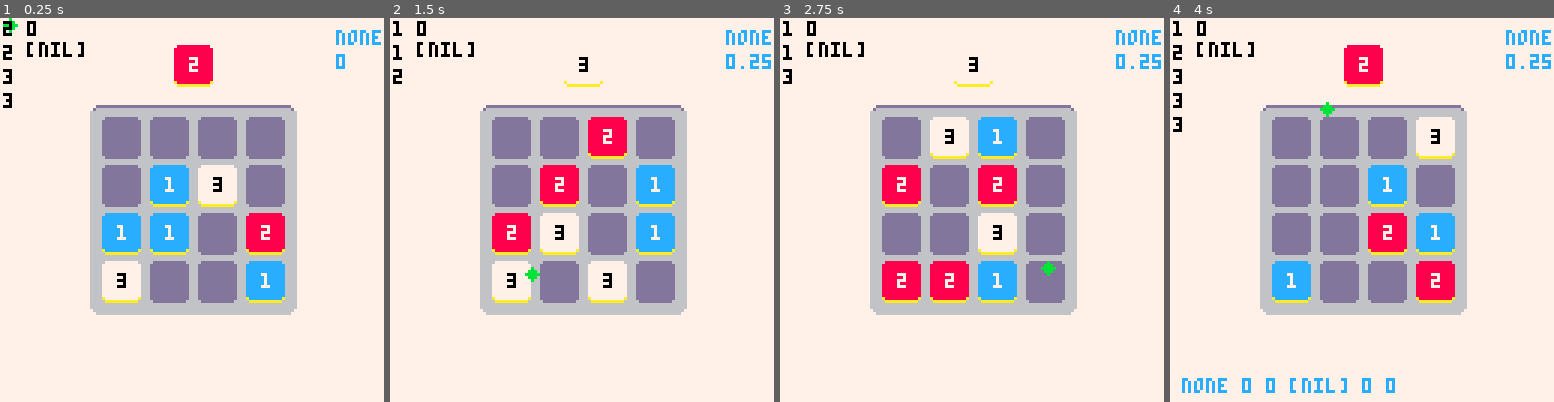
Above: before the commit, frames 1-4 (left to right).
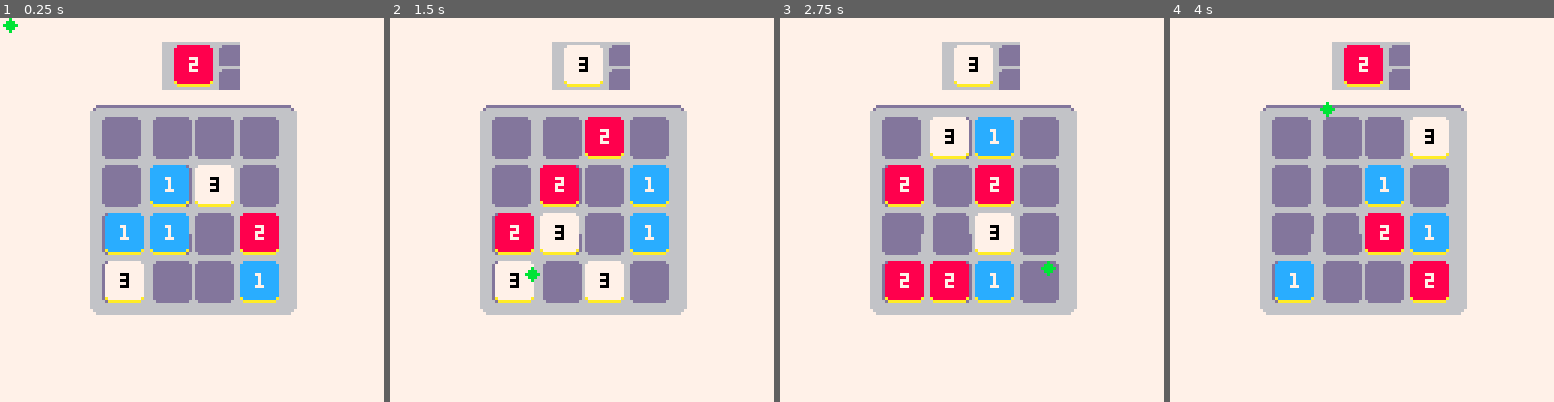
Above: after the commit, the same moments.

Repository: bobby-lynch/Pico-8-Threes
Game: PICO-8 cartridge threes.p8
Same seed, same stepped clock (60 frames per second), same inputs: the game is played once before the commit and once after it.
Inputs (mouse positions are in pixels of both pictures, inside the frame that each line leads up to):
- Up to frame 1 (0.25 s): no input
- Up to frame 2 (1.5 s): click (459, 121) at 0.67 s; tap X (X key) at 1.07 s; click (520, 267) at 1.22 s
- Up to frame 3 (2.75 s): click (975, 114) at 1.77 s; tap X (X key) at 2.07, 2.4, 2.73 s; click (1037, 259) at 2.32 s
- Up to frame 4 (4 s): click (1492, 106) at 2.87 s; tap X (X key) at 3.07, 3.4, 3.73 s; click (1254, 256) at 3.42 s; click (1315, 102) at 3.97 s

The runs differ from the first frame. In frame 1, 5.6% of the frame differs, in the area x 0-100%, y 0-75%; in frame 2, 5.7%; in frame 3, 5.7%; in frame 4, 6.8%, in the area x 0-100%, y 0-98%.

Commit message:
Cleaned up sprites/map and _update()
Made some tweaks to the sprites for the board to clean up some of the
spacing. This required some small changes throughout the code to
compensate, especially in regards to moving cards. Moved code from
_update() to separate functions, placecard() and getcoords(), in the
drawcard.lua file.

Diff:
--- a/lua/drawcard.lua
+++ b/lua/drawcard.lua
@@ -31,3 +31,109 @@
  deck[#deck+1] = nil
 
 end
+
+-- get cards from bonus deck
+-- and return their face values
+function drawbonuscard()
+
+end
+
+-- place top card from the deck
+-- onto the board
+function placecard()
+
+	-- check if cards need to be
+	-- placed
+	if (queue > 0) then
+
+		nextcard = topcard[1]
+		drawcard()
+
+		queue -= 1
+
+		-- get random coordinates for
+		-- an empty space on the board
+		repeat
+
+			-- get coordinates in a row/column that
+			-- moved if there was a move
+			if (move == true) then
+
+				getcoords()
+
+				-- just for testing
+				xprint = x
+				yprint = y
+
+				move = false
+
+			-- otherwise get random coordinates
+			-- for any empty space on the board
+			else
+
+				x=(rnd(4)\1)+1
+				y=(rnd(4)\1)+1
+
+			end
+
+		until board[x][y].face == 0
+
+		-- place card on board
+		board[x][y].face = nextcard
+		board[x][y].nextface = nextcard
+		cardtotal += 1
+
+		-- set the previous moved rows/columns
+		for i=1,4 do
+
+			prevmoved[i] = moved[i]
+
+		end
+
+	end
+
+	-- reset moved rows/columns
+	for i=1,4 do
+
+		moved[i] = 0
+
+	end
+
+end
+
+-- get coordinates for a space on the board
+-- in a row/column that moved
+function getcoords()
+
+	-- select a random space in a
+	-- row/column where a move has taken place
+	repeat
+
+		coord = moved[((rnd(4)\1)+1)]
+
+	until coord ~= 0
+
+	-- set x,y coordinates based on direction
+	if (prevdirection == "⬆️") then
+
+		x = 4
+		y = coord
+
+	elseif (prevdirection == "⬅️") then
+
+		x = coord
+		y = 4
+
+	elseif (prevdirection == "⬇️") then
+
+		x = 1
+		y = coord
+
+	elseif (prevdirection == "➡️") then
+
+		x = coord
+		y = 1
+
+	end
+
+end
--- a/lua/gameloop.lua
+++ b/lua/gameloop.lua
@@ -17,89 +17,7 @@
 	--local x = 0
 	--local y = 0
 	-- select a card from the deck if ready
-	if (queue > 0) then
-
-		nextcard = topcard[1]
-		drawcard()
-
-		queue -= 1
-
-		if (move == true) then
-
-			repeat
-
-				-- select a random space in a
-				-- row/column where a move has taken place
-				repeat
-
-					coord = moved[((rnd(4)\1)+1)]
-
-				until coord ~= 0
-
-				-- set x,y coordinates based on direction
-				if (prevdirection == "⬆️") then
-
-					x = 4
-					y = coord
-
-				elseif (prevdirection == "⬅️") then
-
-					x = coord
-					y = 4
-
-				elseif (prevdirection == "⬇️") then
-
-					x = 1
-					y = coord
-
-				elseif (prevdirection == "➡️") then
-
-					x = coord
-					y = 1
-
-				end
-
-			until board[x][y].nextface == 0
-
-			-- just for testing
-			xprint = x
-			yprint = y
-
-			move = false
-
-		else
-
-			-- get random coordinates for
-			-- an empty space on the board
-			repeat
-
-				x=(rnd(4)\1)+1
-				y=(rnd(4)\1)+1
-
-			until board[x][y].face == 0
-
-		end
-
-		-- place card on board
-		board[x][y].face = nextcard
-		board[x][y].nextface = nextcard
-		cardtotal += 1
-
-		-- set the previous moved rows/columns
-		for i=1,4 do
-
-			prevmoved[i] = moved[i]
-
-		end
-
-	end
-
-	-- reset moved rows/columns
-	for i=1,4 do
-
-		moved[i] = 0
-
-	end
+	placecard()
 
 end
 
@@ -109,9 +27,10 @@
 
 		cls()
 		map(0,0,0,0,128,32)
-
+		val = 12
 		-- display top card
 		sspr(sprite[topcard[1]].x,sprite[topcard[1]].y,16,16,56,8)
+		--sspr(sprite[val].x+1,sprite[val].y+64,16,16,57,8)
 
 		-- draws sprites to screen for
 		-- each card position in board
@@ -120,8 +39,8 @@
 			for j=1,4 do
 
 				if (board[i][j].face ~= 0) then
-
-					sspr(sprite[board[i][j].face].x,sprite[board[i][j].face].y,16,16,(16*(j-1))+32+(board[i][j].move*slide.x\1),(16*(i-1))+32+(board[i][j].move*slide.y\1))
+					--sspr(sprite[board[i][j].face].x,sprite[board[i][j].face].y,16,16,(16*(j-1))+32+(board[i][j].move*slide.x\1),(16*(i-1))+32+(board[i][j].move*slide.y\1))
+					sspr(sprite[board[i][j].face].x,sprite[board[i][j].face].y,16,16,position[j].x+(board[i][j].move*slide.x\1),position[i].y+(board[i][j].move*slide.y\1))
 
 				end
 
@@ -177,4 +96,6 @@
 
 	end
 
+	--rect(63,0,64,8,8)
+	--rect(63,63,64,64,8)
 end
--- a/lua/initialize.lua
+++ b/lua/initialize.lua
@@ -33,6 +33,10 @@
 	[768]={x=56,y=32},[1536]={x=72,y=32},
 	[3072]={x=88,y=32},[6144]={x=104,y=32},
 	[12244]={x=56,y=48}
+    }
+
+    position = {
+        [1]={x=33,y=32},[2]={x=48,y=48},[3]={x=63,y=64},[4]={x=78,y=80}
     }
 
     resetgame()
--- a/lua/move.lua
+++ b/lua/move.lua
@@ -191,9 +191,9 @@
 
 		slide.y = 0
 
-		if (change.x <= -15) then
-
-			slide.x = -15
+		if (change.x <= -14) then
+
+			slide.x = -14
 
 		elseif (change.x >= 0) then
 
@@ -227,9 +227,9 @@
 
 		slide.y = 0
 
-		if (change.x >= 15) then
-
-			slide.x = 15
+		if (change.x >= 14) then
+
+			slide.x = 14
 
 		elseif (change.x <= 0) then
 
--- a/threes.p8
+++ b/threes.p8
@@ -1,618 +1,144 @@
 pico-8 cartridge // http://www.pico-8.com
-version 32
+version 33
 __lua__
--- initializegame()
-
--- set values for the board and
--- cards to their default values
-function initializegame()
-
-		-- initialize board positions
- board = {}
-
-	for i=1,4 do
-
-		board[i] = {}
-
-		for j=1,4 do
-
-			board[i][j] = {face=0,move=0,nextface=0}
-
-		end
-
-	end
-
-	-- initialize set of cards and
-	-- empty deck
-	cards = {1,1,1,1,2,2,2,2,3,3,3,3}
-	deck = {}
-
-	-- face value of card on top of deck
-	topcard = {0}
-
-	-- face value of next card
-	nextcard = 0
-
-	-- total number of cards on
-	-- the board
-	cardtotal = 0
-
-	-- number of cards to be drawn and placed on the board
-	queue = 9
-
-	slide = {x=0,y=0}
-
-	-- the rows or columns that had
-	-- cards that moved
-	moved = {}
-
-	move = false
-
-end
--->8
-
--->8
--- _init() game loop
-
--- runs once at start to
--- initialize values
-function _init()
-
-	poke(0x5f2d,0x01)
-
-	palt(11,true)
-	palt(0,false)
-
-	cls()
-
-	pos = {x=0,y=0}
-
-	change = pos
-
-	click = false
-
-	angle = 0
-
-	direction = "none"
-
-	-- x,y coordinates of sprites
-	-- indexed by face value
-	sprite = {
-	[0]={x=8,y=0},
-	[1]={x=24,y=0},[2]={x=40,y=0},
-	[3]={x=56,y=0},[6]={x=72,y=0},
-	[12]={x=88,y=0},[24]={x=104,y=0},
-	[48]={x=56,y=16},[96]={x=72,y=16},
-	[192]={x=88,y=16},[384]={x=104,y=16},
-	[768]={x=56,y=32},[1536]={x=72,y=32},
-	[3072]={x=88,y=32},[6144]={x=104,y=32},
-	[12244]={x=56,y=48}
-	}
-
-	initializegame()
-
-end
--->8
--- _update() game loop
-
--- updates values every frame
-function _update()
-
-	handleinput()
-
-	setslide()
-
-	-- select a card from the deck if ready
-	if (queue > 0) then
-
-		nextcard = topcard[1]
-		drawcard()
-
-		queue -= 1
-
-		if (move == true) then
-
-			if (direction == "⬆️") then
-
-				x = 4
-				y = moved[(rnd(#moved)\1)+1]
-
-			elseif (direction == "⬅️") then
-
-				x = moved[(rnd(#moved)\1)+1]
-				y = 4
-
-			elseif (direction == "⬇️") then
-
-				x = 1
-				y = moved[(rnd(#moved)\1)+1]
-
-			elseif (direction == "➡️") then
-
-				x = moved[(rnd(#moved)\1)+1]
-				y = 1
-
-			end
-
-			move = false
-			direction = "none"
-
-			for i=1,4 do
-
-				deli(moved,i)
-
-			end
-
-		else
-
-			-- get random coordinates for
-			-- an empty space on the board
-			repeat
-
-				x=(rnd(4)\1)+1
-				y=(rnd(4)\1)+1
-
-			until board[x][y].face == 0
-
-		end
-
-		board[x][y].face = nextcard
-		board[x][y].nextface = nextcard
-		cardtotal += 1
-
-	end
-
-end
-
-
--->8
--- _draw() game loop
-
--- clears screen and draws the
--- board each frame
-function _draw()
-
-		cls()
-		map(0,0,0,0,128,32)
-
-		-- display top card
-		sspr(sprite[topcard[1]].x,sprite[topcard[1]].y,16,16,56,8)
-
-		-- draws sprites to screen for
-		-- each card position in board
-		for i=1,4 do
-
-			for j=1,4 do
-
-				if (board[i][j].face ~= 0) then
-
-					sspr(sprite[board[i][j].face].x,sprite[board[i][j].face].y,16,16,(16*(j-1))+32+(board[i][j].move*slide.x\1),(16*(i-1))+32+(board[i][j].move*slide.y\1))
-
-				end
-
-			end
-
-		end
-
-		if click then
-
-			print(direction.." "..slide.x.." "..slide.y.." "..tostr(slide.current).." "..change.x.." "..change.y,4,120,12)
-
-		end
-
-		print(direction,112,4,12)
-		print(angle,112,12,12)
-		print("◆",mouse.x,mouse.y,11)
-
-		for i=1,#deck do
-
-			print(deck[i],1,(i*8)-7,0)
-
-		end
-
-		print(#moved,9,1,0)
-
-		for i=1,#moved+1 do
-
-			print(moved[i],9,(i*8),0)
-
-		end
-
-end
--->8
--- handleinput()
-
--- read input stats and process
--- input related data
-function handleinput()
-
-	-- reset if x is clicked
-	if btn(5) then
-
-		initializegame()
-
-	end
-
-	-- gets current mouse position
-	mouse = {x=stat(32),y=stat(33)}
-
-	-- checks if left mouse button
-	-- is being pressed
-	if (stat(34) == 1) then
-
-		-- set position of mouse when
-		-- the left mouse button is
-		-- initially clicked
-		if click ~= true then
-
-			click = true
-			pos = mouse
-
-		end
-
-		-- set the change in x and y
-		-- of the mouse button from
-		-- the click until now
-		change.x = mouse.x - pos.x
-		change.y = mouse.y - pos.y
-
-		-- get local angle based on
-		-- change in position
-		angle = atan2(change.x,change.y)
-
-		-- set direction of the mouse
-		-- and check which cards can
-		-- move when there is a swipe
-		if (direction == "none") then
-
-			if (abs(change.x) > 4 or abs(change.y) > 4) then
-
-				setdirection()
-				checkmoves()
-
-			end
-
-		end
-
-	else
-
-		-- reset click when left mouse
-		-- button is released
-		if click then
-
-		 -- make a move if there has
-		 -- been a swipe
-			if (abs(slide.x) > 4 or abs(slide.y) > 4) then
-
-				completemove()
-
-			-- cancel move if mouse
-			-- returns to original
-			-- position
-			else
-
-				resetmove()
-
-			end
-
-			click = false
-			direction = "none"
-
-		end
-
-	end
-
-end
--->8
--- drawcard()
-
--- removes card from deck and
--- returns its face value
-function drawcard()
-
-	-- if deck is empty, reset it
-	if(#deck==0) then
-
-		for card in all(cards) do
-
-			add(deck,card)
-
-		end
-
-	end
-
-	-- select random card from the
-	-- deck
-	index = (rnd(#deck)\1)+1
-	topcard[1] = deck[index]
-
-	-- remove selected card from
-	-- deck
-	for i=index,#deck+1 do
-
-		deck[i] = deck[i+1]
-
-	end
-
-	-- decrease size of deck by 1
- deck[#deck+1] = nil
-
-end
-
--->8
--- setdirection()
-
--- given the local angle, finds
--- the direction of the mouse
-function setdirection()
-
-	prevdirection = direction
-
-	if (angle >= 0.125 and angle < 0.375) then
-
-		direction = "⬆️"
-
-	elseif (angle >= 0.375 and angle < 0.625) then
-
-		direction = "⬅️"
-
-	elseif (angle >= 0.625 and angle < 0.875) then
-
-		direction = "⬇️"
-
-	elseif (angle < 0.125 or angle >= 0.875) then
-
-		direction = "➡️"
-
-	end
-
-end
--->8
--- checkmoves()
-
--- check to see which cards can
--- move in the given direction
-function checkmoves()
-
-	istart = 1
-	iend = 4
-	inext = 1
-
-	if (direction == "⬇️" or direction == "➡️") then
-
-		istart = 4
-		iend = 1
-		inext = -1
-
-	end
-
-	for i=istart,iend,inext do
-
-		for j=1,4 do
-
-			if direction == "⬆️" then
-
-				x = i
-				y = j
-				u = i-1
-				v = j
-
-			elseif direction == "⬅️" then
-
-				x = j
-				y = i
-				u = j
-				v = i-1
-
-			elseif direction == "⬇️" then
-
-				x = i
-				y = j
-				u = i+1
-				v = j
-
-			elseif direction == "➡️" then
-
-				x = j
-				y = i
-				u = j
-				v = i+1
-
-			end
-
-			if i==istart then
-
-				board[x][y].move = 0
-				board[x][y].nextface = board[x][y].face
-
-			else
-
-				if (board[x][y].face == 0) then
-
-					board[x][y].move = 0
-					board[x][y].nextface = 0
-
-				elseif (board[u][v].face == 0) then
-
-					board[x][y].move = 1
-					board[u][v].nextface = board[x][y].face
-					board[x][y].nextface = 0
-
-				elseif (board[u][v].move == 1) then
-
-					board[x][y].move = 1
-					board[u][v].nextface = board[x][y].face
-					board[x][y].nextface = 0
-
-				elseif (board[x][y].face >= 3 and board[u][v].face == board[x][y].face) then
-
-						board[x][y].move = 1
-						board[u][v].nextface += board[x][y].face
-						board[x][y].nextface = 0
-
-				elseif ((board[u][v].face + board[x][y].face) == 3) then
-
-						board[x][y].move = 1
-						board[u][v].nextface += board[x][y].face
-						board[x][y].nextface = 0
-
-				else
-
-					board[x][y].move = 0
-
-				end
-
-			end
-
-		end
-
-	end
-
-end
--->8
--- setslide()
-
--- set the distance each card
--- slides during a swipe based
--- on the direction and distance
--- of the swipe
-function setslide()
-
-	if direction == "⬆️" then
-
-		slide.x = 0
-
-		if (change.y <= -15) then
-
-			slide.y = -15
-
-		elseif (change.y >= 0) then
-
-			slide.y = 0
-
-		else
-
-			slide.y = change.y
-
-		end
-
-	elseif direction == "⬅️" then
-
-		slide.y = 0
-
-		if (change.x <= -15) then
-
-			slide.x = -15
-
-		elseif (change.x >= 0) then
-
-			slide.x = 0
-
-		else
-
-			slide.x = change.x
-
-		end
-
-	elseif direction == "⬇️" then
-
-		slide.x = 0
-
-		if (change.y >= 15) then
-
-			slide.y = 15
-
-		elseif (change.y <= 0) then
-
-			slide.y = 0
-
-		else
-
-			slide.y = change.y
-
-		end
-
-	elseif direction == "➡️" then
-
-		slide.y = 0
-
-		if (change.x >= 15) then
-
-			slide.x = 15
-
-		elseif (change.x <= 0) then
-
-			slide.x = 0
-
-		else
-
-			slide.x = change.x
-
-		end
-
-	end
-
-end
--->8
--- completemove()
-
---
-function completemove()
-
-	for i=1,4 do
-
-		for j=1,4 do
-
-			if board[i][j].move == 1 then
-
-				move = true
-
-				if (direction == "⬆️" or direction == "⬇️") then
-
-					del(moved,i)
-					add(moved,i)
-
-				elseif (direction == "⬅️" or direction == "➡️") then
-
-					del(moved,j)
-					add(moved,j)
-
-				end
-
-			end
-
-			board[i][j].face = board[i][j].nextface
-			board[i][j].move = 0
-
-		end
-
-	end
-
-	if move then
-
-		queue += 1
-
-	end
-
-end
--->8
--- resetmove()
-
---
-function resetmove()
-
-	for i=1,4 do
-
-		for j=1,4 do
-
-			board[i][j].move = 0
-			board[i][j].nextface = board[i][j].face
-
-		end
-
-	end
-
-end
+#include lua\gameloop.lua
+#include lua\initialize.lua
+#include lua\drawcard.lua
+#include lua\input.lua
+#include lua\move.lua
+…(133 lines of a section not shown)…
 
 
 
@@ -680,18 +206,20 @@
 
 __map__
 2525252525252525252525252525252500000000000000000000000000000000000000000000000000000000000000000000000000000000000000000000000000000000000000000000000000000000000000000000000000000000000000000000000000000000000000000000000000000000000000000000000000000000
-2525252525252525252525252525252500000000000000000000000000000000000000000000000000000000000000000000000000000000000000000000000000000000000000000000000000000000000000000000000000000000000000000000000000000000000000000000000000000000000000000000000000000000
-2525252525252525252525252525252500000000000000000000000000000000000000000000000000000000000000000000000000000000000000000000000000000000000000000000000000000000000000000000000000000000000000000000000000000000000000000000000000000000000000000000000000000000
+2525252525254142424325252525252500000000000000000000000000000000000000000000000000000000000000000000000000000000000000000000000000000000000000000000000000000000000000000000000000000000000000000000000000000000000000000000000000000000000000000000000000000000
+2525252525254142424325252525252500000000000000000000000000000000000000000000000000000000000000000000000000000000000000000000000000000000000000000000000000000000000000000000000000000000000000000000000000000000000000000000000000000000000000000000000000000000
 2525253234343434343434343125252500000000000000000000000000000000000000000000000000000000000000000000000000000000000000000000000000000000000000000000000000000000000000000000000000000000000000000000000000000000000000000000000000000000000000000000000000000000
-2525253301020102010201022425252500000000000000000000000000000000000000000000000000000000000000000000000000000000000000000000000000000000000000000000000000000000000000000000000000000000000000000000000000000000000000000000000000000000000000000000000000000000
-2525253311121112111211122425252500000000000000000000000000000000000000000000000000000000000000000000000000000000000000000000000000000000000000000000000000000000000000000000000000000000000000000000000000000000000000000000000000000000000000000000000000000000
-2525253301020102010201022425252500000000000000000000000000000000000000000000000000000000000000000000000000000000000000000000000000000000000000000000000000000000000000000000000000000000000000000000000000000000000000000000000000000000000000000000000000000000
-2525253311121112111211122425252500000000000000000000000000000000000000000000000000000000000000000000000000000000000000000000000000000000000000000000000000000000000000000000000000000000000000000000000000000000000000000000000000000000000000000000000000000000
-2525253301020102010201022425252500000000000000000000000000000000000000000000000000000000000000000000000000000000000000000000000000000000000000000000000000000000000000000000000000000000000000000000000000000000000000000000000000000000000000000000000000000000
-2525253311121112111211122425252500000000000000000000000000000000000000000000000000000000000000000000000000000000000000000000000000000000000000000000000000000000000000000000000000000000000000000000000000000000000000000000000000000000000000000000000000000000
-2525253301020102010201022425252500000000000000000000000000000000000000000000000000000000000000000000000000000000000000000000000000000000000000000000000000000000000000000000000000000000000000000000000000000000000000000000000000000000000000000000000000000000
-2525253311121112111211122425252500000000000000000000000000000000000000000000000000000000000000000000000000000000000000000000000000000000000000000000000000000000000000000000000000000000000000000000000000000000000000000000000000000000000000000000000000000000
+2525253365666364434445462425252500000000000000000000000000000000000000000000000000000000000000000000000000000000000000000000000000000000000000000000000000000000000000000000000000000000000000000000000000000000000000000000000000000000000000000000000000000000
+2525253375767374535455562425252500000000000000000000000000000000000000000000000000000000000000000000000000000000000000000000000000000000000000000000000000000000000000000000000000000000000000000000000000000000000000000000000000000000000000000000000000000000
+2525253365666364434445462425252500000000000000000000000000000000000000000000000000000000000000000000000000000000000000000000000000000000000000000000000000000000000000000000000000000000000000000000000000000000000000000000000000000000000000000000000000000000
+2525253375767374535455562425252500000000000000000000000000000000000000000000000000000000000000000000000000000000000000000000000000000000000000000000000000000000000000000000000000000000000000000000000000000000000000000000000000000000000000000000000000000000
+2525253365646366434445462425252500000000000000000000000000000000000000000000000000000000000000000000000000000000000000000000000000000000000000000000000000000000000000000000000000000000000000000000000000000000000000000000000000000000000000000000000000000000
+2525253375767374535455562425252500000000000000000000000000000000000000000000000000000000000000000000000000000000000000000000000000000000000000000000000000000000000000000000000000000000000000000000000000000000000000000000000000000000000000000000000000000000
+2525253365666364434445462425252500000000000000000000000000000000000000000000000000000000000000000000000000000000000000000000000000000000000000000000000000000000000000000000000000000000000000000000000000000000000000000000000000000000000000000000000000000000
+2525253375767374535455562425252500000000000000000000000000000000000000000000000000000000000000000000000000000000000000000000000000000000000000000000000000000000000000000000000000000000000000000000000000000000000000000000000000000000000000000000000000000000
 2525252223232323232323232125252500000000000000000000000000000000000000000000000000000000000000000000000000000000000000000000000000000000000000000000000000000000000000000000000000000000000000000000000000000000000000000000000000000000000000000000000000000000
 2525252525252525252525252525252500000000000000000000000000000000000000000000000000000000000000000000000000000000000000000000000000000000000000000000000000000000000000000000000000000000000000000000000000000000000000000000000000000000000000000000000000000000
 2525252525252525252525252525252500000000000000000000000000000000000000000000000000000000000000000000000000000000000000000000000000000000000000000000000000000000000000000000000000000000000000000000000000000000000000000000000000000000000000000000000000000000
 2525252525252525252525252525252500000000000000000000000000000000000000000000000000000000000000000000000000000000000000000000000000000000000000000000000000000000000000000000000000000000000000000000000000000000000000000000000000000000000000000000000000000000
+
+
Not shown, changed: 176 lines of the sprite sheet (__gfx__) section of threes.p8
Not shown, changed: the thumbnail (__label__) section of threes.p8
Not shown, changed: the sound effects (__sfx__) section of threes.p8
Not shown, changed: TODO.md
